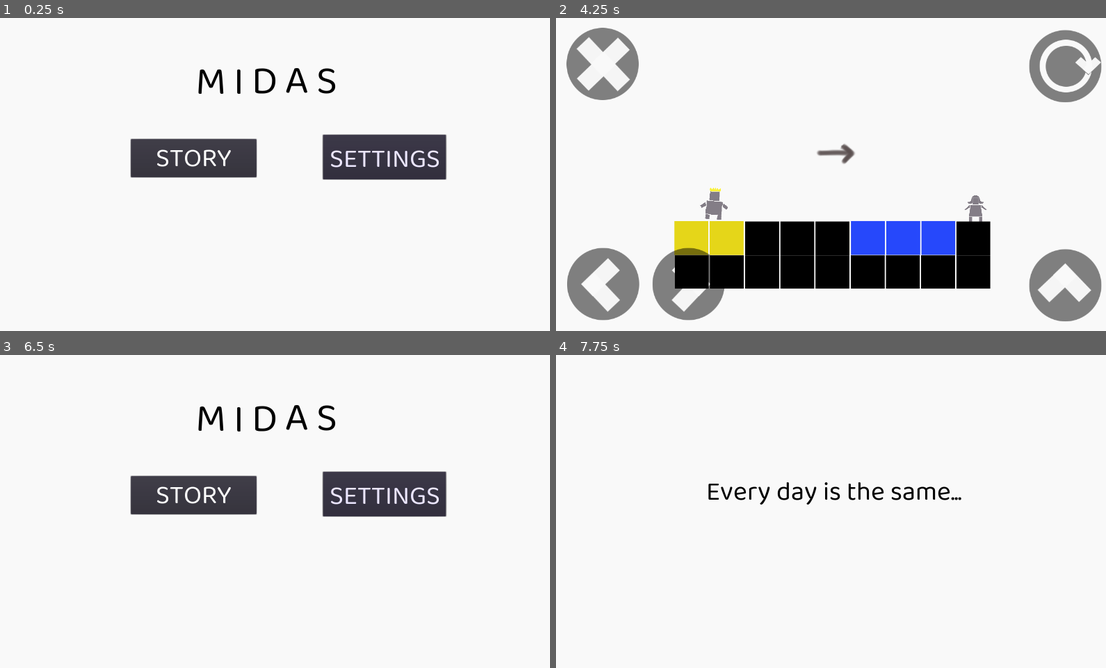
Above: before the commit, frames 1-4 (two rows, left to right).
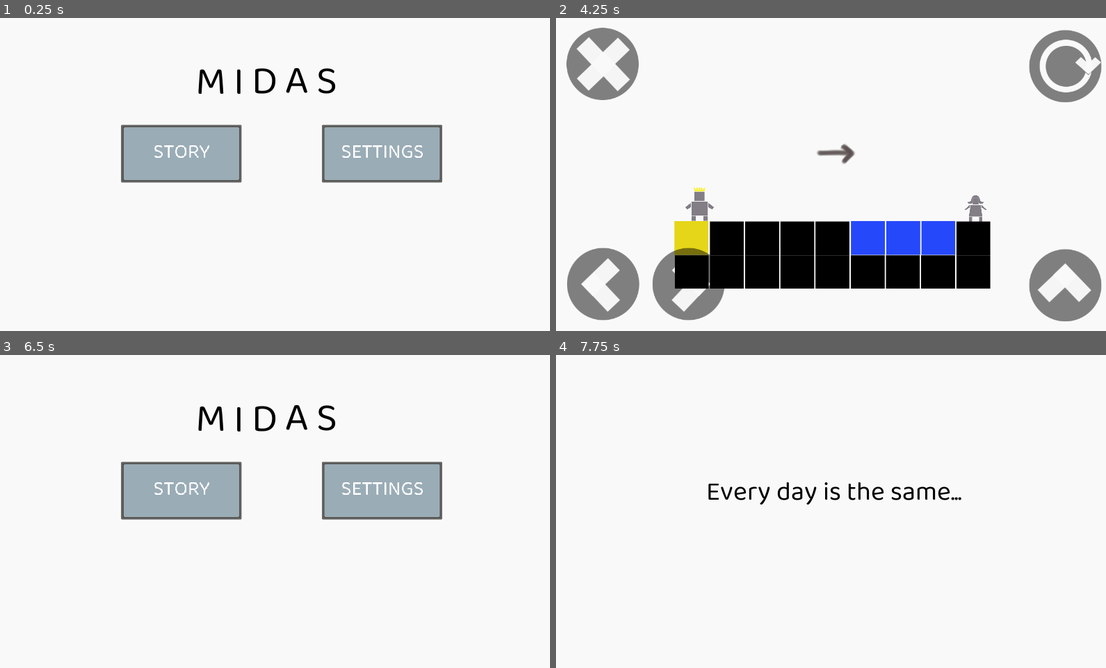
Above: after the commit, the same moments.

Repository: meburns/midas
Game: Godot game, scene res://src/Menu.tscn
Same seed, same stepped clock (60 frames per second), same inputs: the game is played once before the commit and once after it.
Inputs:
- Up to frame 1 (0.25 s): no input
- Up to frame 2 (4.25 s): click "SETTINGS" at 0.5 s; click "<=" at 1.25 s; click "STORY" at 2 s; tap Enter (ui_accept) at 2.75, 3.5 s; hold Right (move_right) from 2.78 s (still down); tap R (refresh) at 2.85, 3.6 s; tap Space (jump) at 3.02, 3.77 s
- Up to frame 3 (6.5 s): release Right (move_right) at 4.28 s; hold A (move_left) 4.28-5.03 s; tap R (refresh) at 4.35, 5.1, 5.85 s; hold Right (move_right) from 5.03 s (still down); tap Space (jump) at 5.27, 6.02 s; tap Escape (menu) at 6.4 s
- Up to frame 4 (7.75 s): release Right (move_right) at 6.5 s; click "STORY" at 6.5 s; tap Enter (ui_accept) at 7.25 s; hold A (move_left) from 7.28 s (still down); tap R (refresh) at 7.35 s; tap Space (jump) at 7.52 s

The runs differ from the first frame. In frame 1, 8.5% of the frame differs, in the area x 21-82%, y 34-53%; in frame 2, 1.1%; in frame 3, 8.5%; in frame 4, nothing differs.

Commit message:
Add custom buttons to menu

Diff:
--- a/src/Menu.gd
+++ b/src/Menu.gd
@@ -20,11 +20,6 @@
 	if Input.is_action_pressed("ui_accept"):
 		start_game()
 
-
-func _on_StoryButton_pressed() -> void:
-	start_game()
-
-
 func start_game() -> void:
 	MusicPlayer.play()
 	TouchButtons.set_visible(true)
@@ -35,10 +30,24 @@
 	else:
 		get_tree().change_scene("res://src/transitions/Transition.tscn")
 
-func _on_EndlessButton_pressed() -> void:
+
+func _on_StoryButton_button_down() -> void:
+	$StoryButton/AnimatedSprite.play("press")
+
+func _on_StoryButton_button_up() -> void:
+	yield(get_tree().create_timer(0.1), "timeout")
+	start_game()
+
+func _on_SettingsButton_button_down() -> void:
+	$SettingsButton/AnimatedSprite.play("press")
+
+func _on_SettingsButton_button_up() -> void:
+	get_tree().change_scene("res://src/Settings.tscn")
+
+
+func _on_EndlessButton_button_down() -> void:
+	$EndlessButton/AnimatedSprite.play("press")
+
+func _on_EndlessButton_button_up() -> void:
 	MusicPlayer.play()
 	get_tree().change_scene("res://src/levels/EndlessLevel.tscn")
-
-
-func _on_SettingsButton_pressed() -> void:
-	get_tree().change_scene("res://src/Settings.tscn")
--- a/src/Menu.tscn
+++ b/src/Menu.tscn
@@ -1,10 +1,49 @@
-[gd_scene load_steps=6 format=2]
+[gd_scene load_steps=13 format=2]
 
+[ext_resource path="res://assets/buttons/default_button.png" type="Texture" id=1]
 [ext_resource path="res://src/Menu.gd" type="Script" id=2]
 [ext_resource path="res://assets/menu.wav" type="AudioStream" id=3]
 [ext_resource path="res://src/MainCamera.tscn" type="PackedScene" id=4]
 [ext_resource path="res://assets/fonts/Baloo_Bhaina_2/main_menu.tres" type="DynamicFont" id=5]
 [ext_resource path="res://assets/fonts/Baloo_Bhaina_2/normal_font.tres" type="DynamicFont" id=6]
+
+[sub_resource type="AtlasTexture" id=1]
+flags = 4
+atlas = ExtResource( 1 )
+region = Rect2( 0, 0, 400, 200 )
+
+[sub_resource type="AtlasTexture" id=2]
+flags = 4
+atlas = ExtResource( 1 )
+region = Rect2( 0, 0, 400, 200 )
+
+[sub_resource type="AtlasTexture" id=3]
+flags = 4
+atlas = ExtResource( 1 )
+region = Rect2( 400, 0, 400, 200 )
+
+[sub_resource type="AtlasTexture" id=4]
+flags = 4
+atlas = ExtResource( 1 )
+region = Rect2( 800, 0, 400, 200 )
+
+[sub_resource type="AtlasTexture" id=5]
+flags = 4
+atlas = ExtResource( 1 )
+region = Rect2( 1200, 0, 400, 200 )
+
+[sub_resource type="SpriteFrames" id=6]
+animations = [ {
+"frames": [ SubResource( 1 ) ],
+"loop": true,
+"name": "idle",
+"speed": 5.0
+}, {
+"frames": [ SubResource( 2 ), SubResource( 3 ), SubResource( 4 ), SubResource( 5 ) ],
+"loop": false,
+"name": "press",
+"speed": 24.0
+} ]
 
 [node name="Menu" type="Node2D"]
 position = Vector2( -346.79, -241.557 )
@@ -28,20 +67,26 @@
 "_edit_use_anchors_": false
 }
 
-[node name="StoryButton" type="Button" parent="."]
-margin_left = 648.088
-margin_top = 520.107
-margin_right = 937.089
-margin_bottom = 608.107
+[node name="StoryButton" type="TextureButton" parent="."]
+margin_left = 614.37
+margin_top = 476.182
+margin_right = 1014.37
+margin_bottom = 676.182
+rect_scale = Vector2( 0.75, 0.75 )
 __meta__ = {
 "_edit_use_anchors_": false
 }
 
+[node name="AnimatedSprite" type="AnimatedSprite" parent="StoryButton"]
+position = Vector2( 200, 100 )
+frames = SubResource( 6 )
+animation = "idle"
+
 [node name="Label" type="Label" parent="StoryButton"]
-margin_left = -0.446777
-margin_top = -11.7457
-margin_right = 288.553
-margin_bottom = 114.254
+margin_left = 14.55
+margin_top = 13.5419
+margin_right = 386.55
+margin_bottom = 193.542
 custom_fonts/font = ExtResource( 6 )
 custom_colors/font_color = Color( 1, 1, 1, 1 )
 text = "STORY"
@@ -51,20 +96,28 @@
 "_edit_use_anchors_": false
 }
 
-[node name="SettingsButton" type="Button" parent="."]
-modulate = Color( 0.92549, 0.905882, 1, 1 )
-margin_left = 1089.89
-margin_top = 510.274
-margin_right = 1372.89
-margin_bottom = 613.274
+[node name="SettingsButton" type="TextureButton" parent="."]
+margin_left = 1076.14
+margin_top = 476.304
+margin_right = 1476.14
+margin_bottom = 676.304
+rect_scale = Vector2( 0.75, 0.75 )
 __meta__ = {
 "_edit_use_anchors_": false
 }
 
+[node name="AnimatedSprite" type="AnimatedSprite" parent="SettingsButton"]
+position = Vector2( 200, 100 )
+frames = SubResource( 6 )
+animation = "idle"
+
 [node name="Label" type="Label" parent="SettingsButton"]
-margin_right = 284.0
-margin_bottom = 85.0
+margin_left = 14.55
+margin_top = 13.5419
+margin_right = 386.55
+margin_bottom = 193.542
 custom_fonts/font = ExtResource( 6 )
+custom_colors/font_color = Color( 1, 1, 1, 1 )
 text = "SETTINGS"
 align = 1
 valign = 1
@@ -72,22 +125,31 @@
 "_edit_use_anchors_": false
 }
 
-[node name="EndlessButton" type="Button" parent="."]
-margin_left = 885.25
-margin_top = 697.636
-margin_right = 1174.26
-margin_bottom = 785.636
+[node name="EndlessButton" type="TextureButton" parent="."]
+margin_left = 845.579
+margin_top = 709.352
+margin_right = 1245.58
+margin_bottom = 909.352
+rect_scale = Vector2( 0.75, 0.75 )
 __meta__ = {
 "_edit_use_anchors_": false
 }
 
+[node name="AnimatedSprite" type="AnimatedSprite" parent="EndlessButton"]
+position = Vector2( 200, 100 )
+frames = SubResource( 6 )
+animation = "idle"
+
 [node name="Label" type="Label" parent="EndlessButton"]
-margin_top = -11.9593
-margin_right = 290.0
-margin_bottom = 114.041
+margin_left = 14.55
+margin_top = 13.5419
+margin_right = 386.55
+margin_bottom = 193.542
 custom_fonts/font = ExtResource( 6 )
+custom_colors/font_color = Color( 1, 1, 1, 1 )
 text = "ENDLESS"
 align = 1
+valign = 1
 __meta__ = {
 "_edit_use_anchors_": false
 }
@@ -106,6 +168,9 @@
 
 [node name="Camera2D" parent="." instance=ExtResource( 4 )]
 position = Vector2( 346.79, 241.557 )
-[connection signal="pressed" from="StoryButton" to="." method="_on_StoryButton_pressed"]
-[connection signal="pressed" from="SettingsButton" to="." method="_on_SettingsButton_pressed"]
-[connection signal="pressed" from="EndlessButton" to="." method="_on_EndlessButton_pressed"]
+[connection signal="button_down" from="StoryButton" to="." method="_on_StoryButton_button_down"]
+[connection signal="button_up" from="StoryButton" to="." method="_on_StoryButton_button_up"]
+[connection signal="button_down" from="SettingsButton" to="." method="_on_SettingsButton_button_down"]
+[connection signal="button_up" from="SettingsButton" to="." method="_on_SettingsButton_button_up"]
+[connection signal="button_down" from="EndlessButton" to="." method="_on_EndlessButton_button_down"]
+[connection signal="button_up" from="EndlessButton" to="." method="_on_EndlessButton_button_up"]
